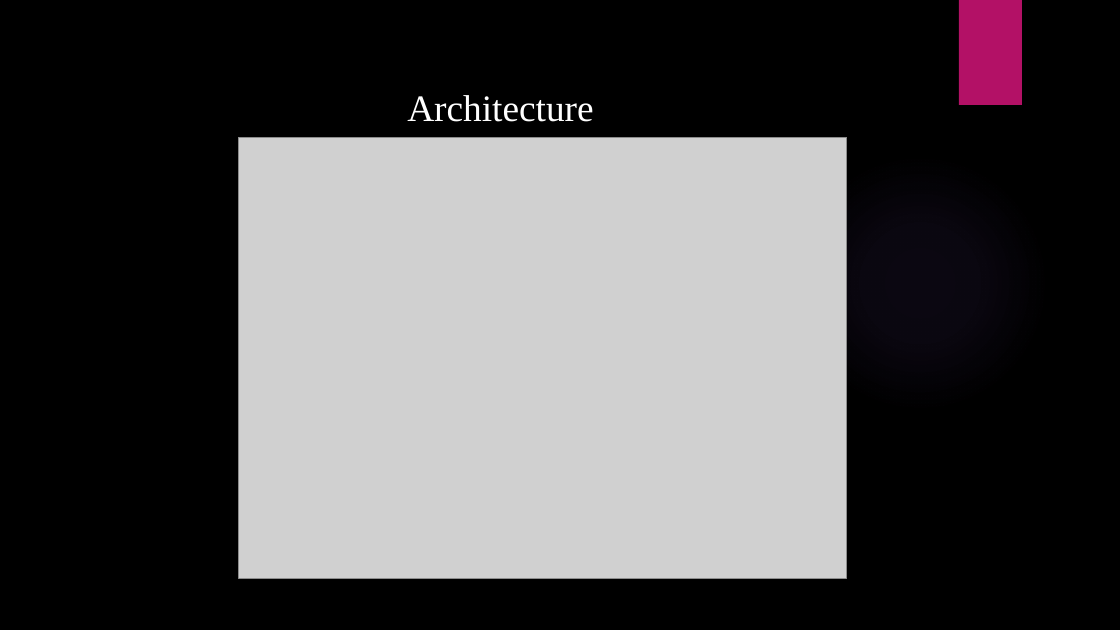
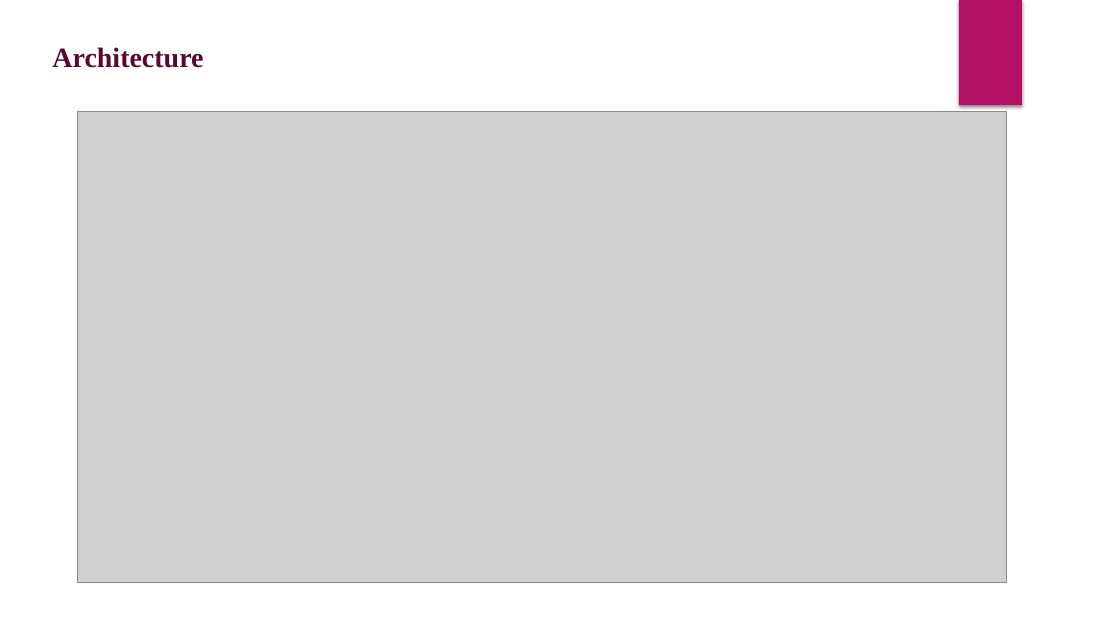
Before and after one commit to aakankshajadhav/Final_Store_predection, a slide deck: slide 4 of documents/Detailed Project Report.pptx. Drawn at 1120x630 pixels with LibreOffice and Linux fonts; fonts in the diff are those of the drawing; grey boxes stand for pictures; background and template pictures are left out. Boxes give left, top, right and bottom in pixels: in the first picture for what was removed or moved away, otherwise in the second. Text is boxed around its words. In the diff, an @@ line names an element or a change of style, - is before the commit and + after.

```diff
--- a/documents/Detailed Project Report.pptx
+++ b/documents/Detailed Project Report.pptx
@@ background picture (left out) to #FFFFFF @@
@@ text "Architecture": place and size @@
-text "Architecture" at box(407, 95, 593, 122)
+text "Architecture" at box(52, 47, 203, 68)
@@ text "Architecture" at box(52, 47, 203, 68): size 32 to 24 pt, text colour #FFFFFF to #5A0833, bold on; list level 9 to 1 in "Architecture"; line spacing 1 to 1.07; vertical alignment middle to top @@
@@ picture: place and size @@
-picture at box(239, 138, 847, 579)
+picture at box(78, 111, 1007, 583)
@@ ellipse removed at box(791, 154, 1049, 413) @@
```
Also in this commit, not shown: 3 other slides changed, 16 slides added, 7 slides removed, 3 other files.
